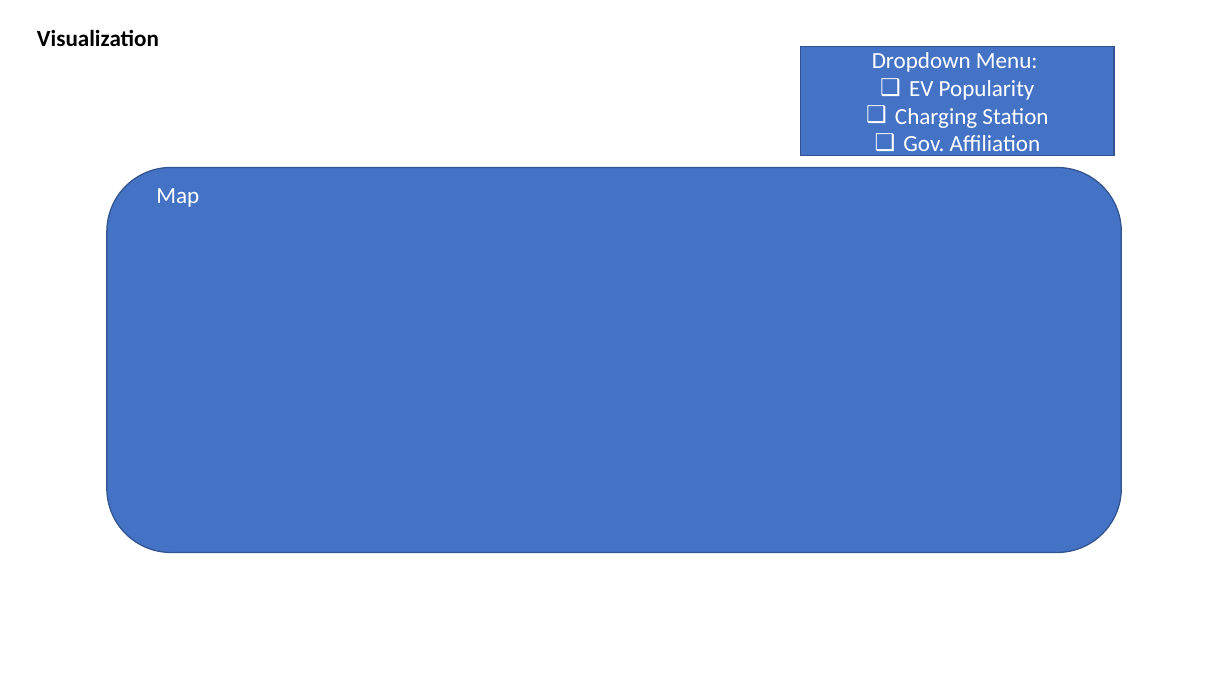
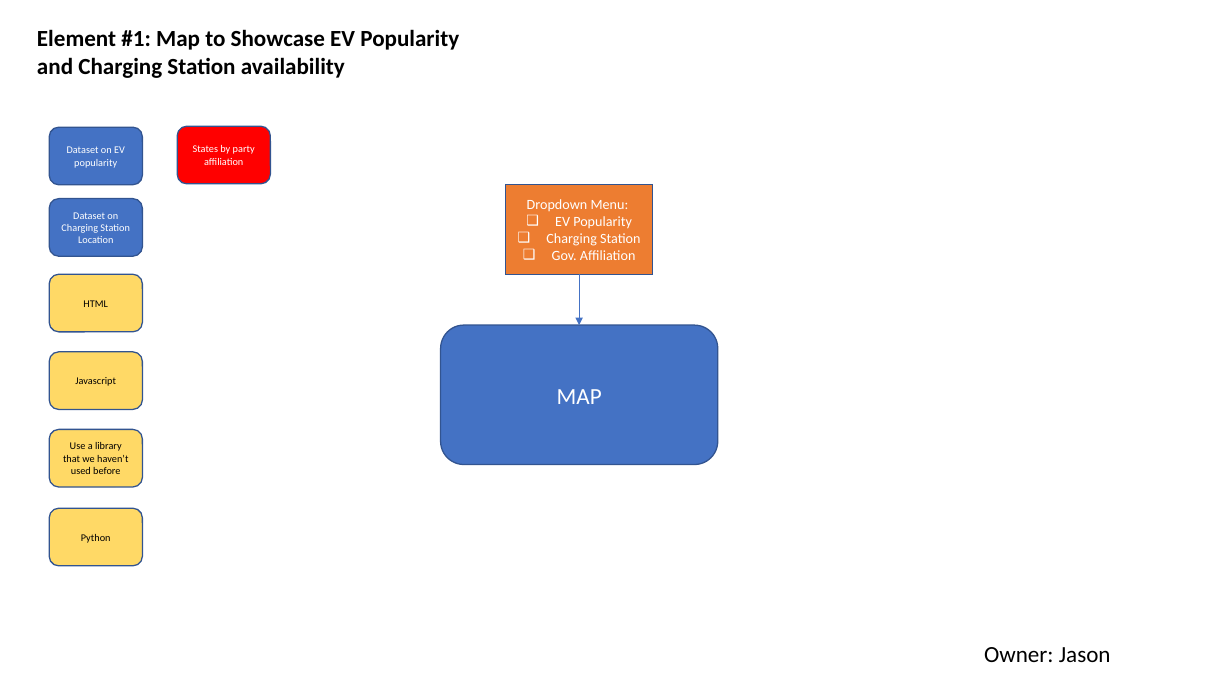
Before and after one commit to ArsamIj/Project_3, a slide deck: slide 3 of Project 3 Planning.pptx. Drawn at 1232x693 pixels with LibreOffice and Linux fonts; fonts in the diff are those of the drawing. Boxes give left, top, right and bottom in pixels: in the first picture for what was removed or moved away, otherwise in the second. Text is boxed around its words. In the diff, an @@ line names an element or a change of style, - is before the commit and + after.

```diff
--- a/Project 3 Planning.pptx
+++ b/Project 3 Planning.pptx
@@ text at <box>37,29,459,78</box>: text changed @@
-Visualization
+Element #1: Map to Showcase EV Popularity and Charging Station availability
@@ rounded rectangle added at <box>49,128,142,185</box>, fill #4472C4, outline #325491 1 pt, 8 pt, text #FFFFFF @@
+Dataset on EV popularity
@@ rounded rectangle added at <box>177,127,271,184</box>, fill #FF0000, outline #325491 1 pt, 8 pt, text #FFFFFF @@
+States by party affiliation
@@ rounded rectangle removed at <box>107,167,1122,553</box> @@
@@ rounded rectangle added at <box>49,199,142,256</box>, fill #4472C4, outline #325491 1 pt, 8 pt, text #FFFFFF @@
+Dataset on Charging Station Location
@@ rectangle "Dropdown Menu:": place and size @@
-rectangle "Dropdown Menu:" at <box>801,46,1115,156</box>
+rectangle "Dropdown Menu:" at <box>506,185,653,274</box>
@@ rectangle "Dropdown Menu:" at <box>506,185,653,274</box>: size 18 to 11 pt; fill #4472C4 to #ED7D31 @@
@@ rounded rectangle added at <box>49,274,142,332</box>, fill #FFD966, outline #325491 1 pt, 8 pt, text #000000 @@
+HTML
@@ arrow added from (579, 274) to (579, 325), #4472C4 0.5 pt @@
@@ rounded rectangle "MAP": place and size @@
-rounded rectangle "MAP" at <box>156,188,199,207</box>
+rounded rectangle "MAP" at <box>441,325,718,465</box>
@@ rounded rectangle "MAP" at <box>441,325,718,465</box>: vertical alignment top to middle; fill none to #4472C4; outline none to #325491 1 pt @@
@@ rounded rectangle added at <box>49,352,142,409</box>, fill #FFD966, outline #325491 1 pt, 8 pt, text #000000 @@
+Javascript
@@ text in rounded rectangle at <box>557,389,602,404</box>: text changed @@
-Map
+MAP
@@ rounded rectangle added at <box>49,430,142,487</box>, fill #FFD966, outline #325491 1 pt, 8 pt, text #000000 @@
+Use a library that we haven’t used before
@@ rounded rectangle added at <box>49,508,142,566</box>, fill #FFD966, outline #325491 1 pt, 8 pt, text #000000 @@
+Python
@@ text added at <box>984,647,1111,662</box>, 18 pt, text #000000 @@
+Owner: Jason
```
Also in this commit, not shown: 1 other slide changed, 5 slides added, 2 slides removed, 32 other files.
